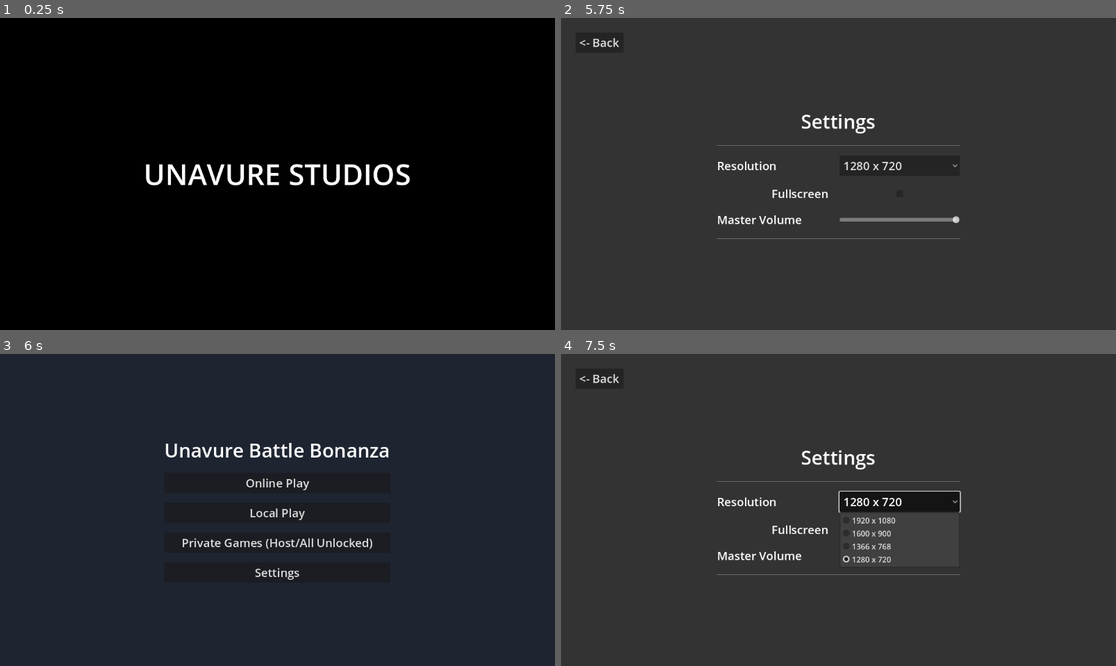
Above: before the commit, frames 1-4 (two rows, left to right).
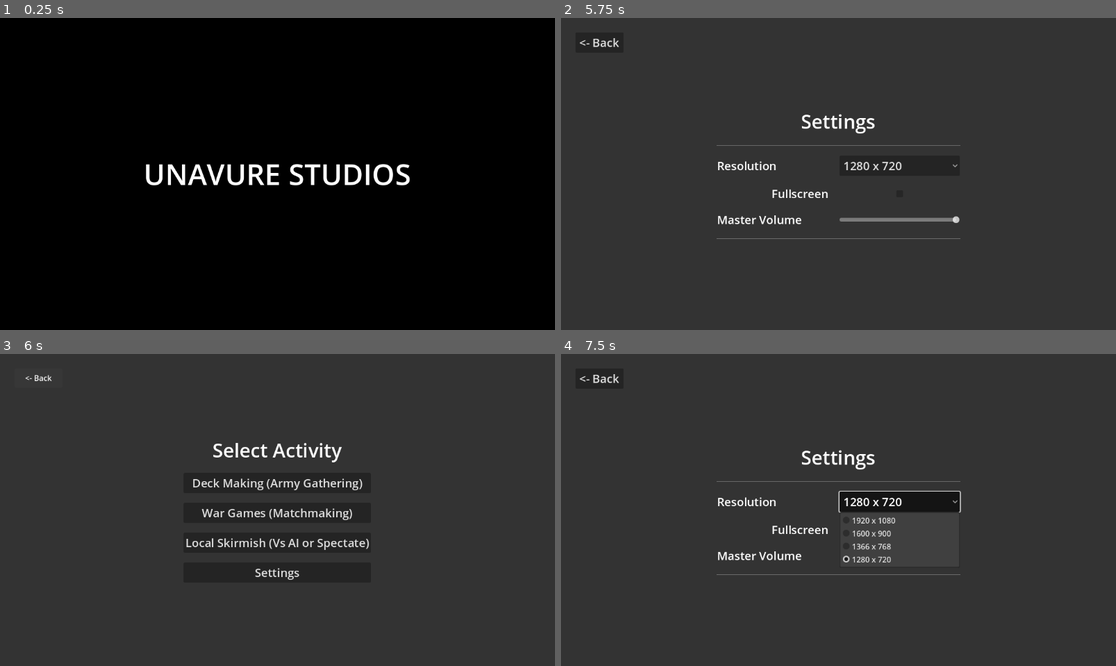
Above: after the commit, the same moments.

Repository: geoffbradford96/UBB_v6
Game: Godot game, scene res://Scenes/BootScreen.tscn
Same seed, same stepped clock (60 frames per second), same inputs: the game is played once before the commit and once after it.
Inputs (mouse positions are in pixels of both pictures, inside the frame that each line leads up to):
- Up to frame 1 (0.25 s): no input
- Up to frame 2 (5.75 s): tap Enter at 0.5, 2 s; move the mouse to (960, 158) at 0.52 s; hold Right (ui_right) 0.53-1.25 s; click (960, 158) at 0.67 s; tap Space at 1.25 s; drag from (727, 189) to (810, 236) at 1.27 s; move the mouse to (894, 105) at 2.02 s; hold Right (ui_right) 2.03-2.75 s; click (894, 105) at 2.17 s; click "Online Play" at 2.75 s; click "Deck Making (Army Gathering)" at 3.5 s; click "Save & Return to Hub" at 4.25 s; click "Settings" at 5 s
- Up to frame 3 (6 s): click "<- Back" at 5.75 s
- Up to frame 4 (7.5 s): click "Settings" at 6.5 s; click "1280 x 720" at 7.25 s

Frames 1-2 are identical in both runs. In frame 3, 3.0% of the frame differs, in the area x 2-70%, y 4-63%; in frame 4, nothing differs.

Commit message:
Comprehensive game-wide sweep: fix navigation loops, minimap panning axis, dead target retargeting, faction detection crash, and peer teardown

Diff:
--- a/Scenes/ArmyGathering.tscn
+++ b/Scenes/ArmyGathering.tscn
@@ -63,4 +63,4 @@
 offset_bottom = 71.0
 text = "<- Back"
 
-[connection signal="pressed" from="BackButton" to="." method="_on_back_pressed"]
+[connection signal="pressed" from="BackButton" to="." method="_on_cancel_pressed"]
--- a/Scripts/ArenaManager.gd
+++ b/Scripts/ArenaManager.gd
@@ -348,7 +348,8 @@
             var prefix = "p" + str(p.p_id) + "_"
             if event.is_action_pressed(prefix + "action"):
                 acted_player = p
-                screen_pos = p.cam.get_viewport().get_visible_rect().size / 2.0
+                if p.cam and p.cam.get_viewport():
+                    screen_pos = p.cam.get_viewport().get_visible_rect().size / 2.0
                 break
 
     if acted_player and acted_player.selected_card_ui and acted_player.selected_card_ui.card_data:
@@ -533,36 +534,40 @@
 
 
 func _get_team_faction(team: String) -> String:
-    for child in get_children():
-        if child.get_script() and "BotAI" in child.get_script().resource_path:
-            if child.my_team == team:
-                if child.ai_profile == "Void Charcon": return "Void"
-                if child.ai_profile == "The Great Beast Speaker": return "Rimworlders"
-                if child.ai_profile == "Dominion Planet Commander": return "Dominion"
-                if child.ai_profile == "The Scrap Pirate King": return "Pirates"
-                if child.ai_profile == "The Reach Queen": return "The Reach"
-                var options = ["Dominion", "Void", "Rimworlders", "Pirates", "The Reach"]
-                return options[randi() % options.size()]
     for p in players:
         if p.team == team:
             var deck = []
             if GameState.player_decks.has(p.profile):
                 deck = GameState.player_decks[p.profile]
-            var v = 0; var r = 0; var d = 0; var pi = 0; var reach = 0
-            for c in deck:
-                if "Void" in c: v += 1
-                elif "Rimworlder" in c or "Sky" in c or "Stone" in c or "Giant" in c or "Great" in c: r += 1
-                elif "Scrap" in c: pi += 1
-                elif "Reach" in c: reach += 1
-                else: d += 1
-            var mx = max(d, max(v, max(r, max(pi, reach))))
-            if mx == v and v > 0: return "Void"
-            if mx == r and r > 0: return "Rimworlders"
-            if mx == pi and pi > 0: return "Pirates"
-            if mx == reach and reach > 0: return "The Reach"
-            return "Dominion"
+            return _detect_faction_from_deck(deck)
+
+    for child in get_children():
+        if child.get_script() and "BotAI" in child.get_script().resource_path:
+            if child.get("my_team") == team:
+                var deck = child.get("deck")
+                if deck != null and not deck.is_empty():
+                    return _detect_faction_from_deck(deck)
+                var p_name = child.get("profile")
+                if p_name != null and GameState.player_decks.has(p_name):
+                    return _detect_faction_from_deck(GameState.player_decks[p_name])
+
     var opts = ["Dominion", "Void", "Rimworlders", "Pirates", "The Reach"]
     return opts[randi() % opts.size()]
+
+func _detect_faction_from_deck(deck: Array) -> String:
+    var v = 0; var r = 0; var d = 0; var pi = 0; var reach = 0
+    for c in deck:
+        if "Void" in c: v += 1
+        elif "Rimworlder" in c or "Sky" in c or "Stone" in c or "Giant" in c or "Great" in c: r += 1
+        elif "Scrap" in c: pi += 1
+        elif "Reach" in c: reach += 1
+        else: d += 1
+    var mx = max(d, max(v, max(r, max(pi, reach))))
+    if mx == v and v > 0: return "Void"
+    if mx == r and r > 0: return "Rimworlders"
+    if mx == pi and pi > 0: return "Pirates"
+    if mx == reach and reach > 0: return "The Reach"
+    return "Dominion"
 
 func _apply_faction_visuals():
     if multiplayer.has_multiplayer_peer() and multiplayer.multiplayer_peer.get_connection_status() == MultiplayerPeer.CONNECTION_CONNECTED:
--- a/Scripts/ArmyGathering.gd
+++ b/Scripts/ArmyGathering.gd
@@ -269,3 +269,10 @@
 		get_tree().change_scene_to_file("res://Scenes/MultiplayerMenu.tscn")
 	else:
 		get_tree().change_scene_to_file("res://Scenes/ModeHub.tscn")
+
+func _on_cancel_pressed():
+	GameState.load_decks() # Discard uncommitted changes
+	if GameState.current_mode == "ONLINE_HOST" or GameState.current_mode == "ONLINE_JOIN":
+		get_tree().change_scene_to_file("res://Scenes/MultiplayerMenu.tscn")
+	else:
+		get_tree().change_scene_to_file("res://Scenes/ModeHub.tscn")
--- a/Scripts/Assassin.gd
+++ b/Scripts/Assassin.gd
@@ -48,8 +48,14 @@
 	__target_timer -= delta
 	set_meta("target_recheck", __target_timer)
 
-	if current_target == null or not is_instance_valid(current_target) or __target_timer <= 0.0:
-		if __target_timer <= 0.0: set_meta("target_recheck", 1.0)
+	var target_is_dead = false
+	if current_target != null:
+		var target_hc = current_target.get_node_or_null("HealthComponent")
+		if (target_hc and target_hc.is_dead) or not current_target.is_in_group("Targetable"):
+			target_is_dead = true
+
+	if current_target == null or not is_instance_valid(current_target) or target_is_dead or __target_timer <= 0.0:
+		if __target_timer <= 0.0 or target_is_dead: set_meta("target_recheck", 1.0)
 		find_new_target()
 
 	var is_moving = false
@@ -146,6 +152,8 @@
 
 	for e in enemies:
 		if is_instance_valid(e):
+			var target_hc = e.get_node_or_null("HealthComponent")
+			if target_hc and target_hc.is_dead: continue
 			var d = global_position.distance_to(e.global_position)
 			# Is the enemy a high-value backline target or off-lane flanker?
 			var is_priority = "Sniper" in e.name or "Ranged" in e.name or "Hunter" in e.name or "CommandBay" in e.name or abs(e.global_position.x) > 18
--- a/Scripts/BeastDigestiveCell.gd
+++ b/Scripts/BeastDigestiveCell.gd
@@ -112,8 +112,14 @@
 	__target_timer -= delta
 	set_meta("target_recheck", __target_timer)
 
-	if current_target == null or not is_instance_valid(current_target) or __target_timer <= 0.0:
-		if __target_timer <= 0.0: set_meta("target_recheck", 1.0)
+	var target_is_dead = false
+	if current_target != null:
+		var target_hc = current_target.get_node_or_null("HealthComponent")
+		if (target_hc and target_hc.is_dead) or not current_target.is_in_group("Targetable"):
+			target_is_dead = true
+
+	if current_target == null or not is_instance_valid(current_target) or target_is_dead or __target_timer <= 0.0:
+		if __target_timer <= 0.0 or target_is_dead: set_meta("target_recheck", 1.0)
 		find_new_target()
 
 	var is_moving = false
@@ -215,6 +221,8 @@
 	var closest = 99999.0
 	for e in enemies:
 		if is_instance_valid(e):
+			var target_hc = e.get_node_or_null("HealthComponent")
+			if target_hc and target_hc.is_dead: continue
 			var d = global_position.distance_to(e.global_position)
 			if d < closest:
 				closest = d
--- a/Scripts/BeastMouth.gd
+++ b/Scripts/BeastMouth.gd
@@ -121,8 +121,9 @@
 	if melee_timer <= 0.0:
 		for node in get_tree().get_nodes_in_group("Targetable"):
 			if not node.is_in_group("Beast") and is_instance_valid(node) and node != self:
+				var hp = node.get_node_or_null("HealthComponent")
+				if hp and hp.is_dead: continue
 				if global_position.distance_to(node.global_position) <= melee_range:
-					var hp = node.get_node_or_null("HealthComponent")
 					if hp:
 						hp.take_damage(melee_damage)
 						melee_timer = 1.2
--- a/Scripts/BeastTentacle.gd
+++ b/Scripts/BeastTentacle.gd
@@ -109,7 +109,13 @@
 		mn.rotation_degrees.x = sin(t) * 12.0
 		mn.rotation_degrees.z = cos(t * 0.8) * 8.0
 
-	if current_target == null or not is_instance_valid(current_target):
+	var target_is_dead = false
+	if current_target != null:
+		var target_hc = current_target.get_node_or_null("HealthComponent")
+		if (target_hc and target_hc.is_dead) or not current_target.is_in_group("Targetable"):
+			target_is_dead = true
+
+	if current_target == null or not is_instance_valid(current_target) or target_is_dead:
 		find_new_target()
 
 	if current_target != null:
@@ -183,6 +189,8 @@
 	var closest = 99999.0
 	for e in enemies:
 		if is_instance_valid(e):
+			var hc = e.get_node_or_null("HealthComponent")
+			if hc and hc.is_dead: continue
 			var d = global_position.distance_to(e.global_position)
 			var effective_range = attack_range + 0.5
 			if "Base" in e.name: effective_range += 5.5
--- a/Scripts/BotAI.gd
+++ b/Scripts/BotAI.gd
@@ -100,6 +100,8 @@
 	var all_hostiles = []
 	for node in get_tree().get_nodes_in_group("Targetable"):
 		if node != null and is_instance_valid(node) and not node.is_in_group(my_team):
+			var hc = node.get_node_or_null("HealthComponent")
+			if hc and hc.is_dead: continue
 			all_hostiles.append(node)
 
 	var endangered_structure: Node3D = null
@@ -220,6 +222,8 @@
 		var all_targets = []
 		for u in get_tree().get_nodes_in_group("Targetable"):
 			if not u.is_in_group(my_team) and not "Base" in u.name and not "Tower" in u.name and is_instance_valid(u):
+				var hp = u.get_node_or_null("HealthComponent")
+				if hp and hp.is_dead: continue
 				all_targets.append(u)
 
 		if all_targets.size() > 0:
--- a/Scripts/CommandBay.gd
+++ b/Scripts/CommandBay.gd
@@ -31,8 +31,14 @@
 	__target_timer -= delta
 	set_meta("target_recheck", __target_timer)
 
-	if current_target == null or not is_instance_valid(current_target) or __target_timer <= 0.0:
-		if __target_timer <= 0.0: set_meta("target_recheck", 1.0)
+	var target_is_dead = false
+	if current_target != null:
+		var target_hc = current_target.get_node_or_null("HealthComponent")
+		if (target_hc and target_hc.is_dead) or not current_target.is_in_group("Targetable"):
+			target_is_dead = true
+
+	if current_target == null or not is_instance_valid(current_target) or target_is_dead or __target_timer <= 0.0:
+		if __target_timer <= 0.0 or target_is_dead: set_meta("target_recheck", 1.0)
 		find_new_target()
 
 	if current_target != null:
@@ -88,6 +94,8 @@
 	var closest = 99999.0
 	for e in enemies:
 		if is_instance_valid(e):
+			var target_hc = e.get_node_or_null("HealthComponent")
+			if target_hc and target_hc.is_dead: continue
 			var d = global_position.distance_to(e.global_position)
 			var effective_range = attack_range + 0.5
 			if "Base" in e.name:
--- a/Scripts/GameState.gd
+++ b/Scripts/GameState.gd
@@ -2,6 +2,7 @@
 
 var current_mode = "LOCAL"
 var player_faction = "Dominion of Sol"
+var previous_menu: String = "res://Scenes/MainMenu.tscn"
 
 # Supports up to 6 local players
 var player_decks = {
--- a/Scripts/Hero.gd
+++ b/Scripts/Hero.gd
@@ -133,8 +133,14 @@
 	__target_timer -= delta
 	set_meta("target_recheck", __target_timer)
 
-	if current_target == null or not is_instance_valid(current_target) or __target_timer <= 0.0:
-		if __target_timer <= 0.0: set_meta("target_recheck", 1.0)
+	var target_is_dead = false
+	if current_target != null:
+		var target_hc = current_target.get_node_or_null("HealthComponent")
+		if (target_hc and target_hc.is_dead) or not current_target.is_in_group("Targetable"):
+			target_is_dead = true
+
+	if current_target == null or not is_instance_valid(current_target) or target_is_dead or __target_timer <= 0.0:
+		if __target_timer <= 0.0 or target_is_dead: set_meta("target_recheck", 1.0)
 		find_new_target()
 
 	if current_target != null:
@@ -173,6 +179,8 @@
 	var closest_dist = 99999.0
 	for e in enemies:
 		if is_instance_valid(e):
+			var target_hc = e.get_node_or_null("HealthComponent")
+			if target_hc and target_hc.is_dead: continue
 			var dist = global_position.distance_to(e.global_position)
 			if dist < closest_dist:
 				closest_dist = dist
--- a/Scripts/HeroHunter.gd
+++ b/Scripts/HeroHunter.gd
@@ -24,8 +24,14 @@
 	__target_timer -= delta
 	set_meta("target_recheck", __target_timer)
 
-	if current_target == null or not is_instance_valid(current_target) or __target_timer <= 0.0:
-		if __target_timer <= 0.0: set_meta("target_recheck", 1.0)
+	var target_is_dead = false
+	if current_target != null:
+		var target_hc = current_target.get_node_or_null("HealthComponent")
+		if (target_hc and target_hc.is_dead) or not current_target.is_in_group("Targetable"):
+			target_is_dead = true
+
+	if current_target == null or not is_instance_valid(current_target) or target_is_dead or __target_timer <= 0.0:
+		if __target_timer <= 0.0 or target_is_dead: set_meta("target_recheck", 1.0)
 		find_new_target()
 
 	var is_moving = false
@@ -141,7 +147,10 @@
 
 	for e in enemies:
 		if is_instance_valid(e):
-			# Tunnel vision on enemy Commander!
+			var target_hc = e.get_node_or_null("HealthComponent")
+			if target_hc and target_hc.is_dead: continue
+
+			# Tunnel vision on alive enemy Commander!
 			if e.is_in_group("CommanderUnit") or "Commander" in e.name or "Overlord" in e.name or "GreatBeastSpeaker" in e.name:
 				hero_target = e
 				break
--- a/Scripts/InGameUI.gd
+++ b/Scripts/InGameUI.gd
@@ -95,8 +95,7 @@
 
 func _on_exit_button_pressed():
 	get_tree().paused = false
-	if multiplayer.has_multiplayer_peer():
-		multiplayer.multiplayer_peer = null
+	GameState.disconnect_multiplayer()
 	if GameState.current_mode == "ONLINE_HOST" or GameState.current_mode == "ONLINE_JOIN":
 		get_tree().change_scene_to_file("res://Scenes/MultiplayerMenu.tscn")
 	else:
--- a/Scripts/MainMenu.gd
+++ b/Scripts/MainMenu.gd
@@ -14,4 +14,5 @@
 	get_tree().change_scene_to_file("res://Scenes/MultiplayerMenu.tscn")
 
 func _on_settings_pressed():
+	GameState.previous_menu = "res://Scenes/MainMenu.tscn"
 	get_tree().change_scene_to_file("res://Scenes/SettingsMenu.tscn")
--- a/Scripts/Medic.gd
+++ b/Scripts/Medic.gd
@@ -24,8 +24,14 @@
 	__target_timer -= delta
 	set_meta("target_recheck", __target_timer)
 
-	if current_target == null or not is_instance_valid(current_target) or __target_timer <= 0.0:
-		if __target_timer <= 0.0: set_meta("target_recheck", 1.0)
+	var target_is_dead = false
+	if current_target != null:
+		var target_hc = current_target.get_node_or_null("HealthComponent")
+		if (target_hc and target_hc.is_dead) or not current_target.is_in_group("Targetable"):
+			target_is_dead = true
+
+	if current_target == null or not is_instance_valid(current_target) or target_is_dead or __target_timer <= 0.0:
+		if __target_timer <= 0.0 or target_is_dead: set_meta("target_recheck", 1.0)
 		find_new_target()
 
 	var is_moving = false
@@ -128,7 +134,7 @@
 	for a in allies:
 		if is_instance_valid(a) and a != self:
 			var health = a.get_node_or_null("HealthComponent")
-			if health:
+			if health and not health.is_dead:
 				var d = global_position.distance_to(a.global_position)
 				# Priority 1: Target injured allies
 				if health.current_health < health.max_health:
--- a/Scripts/MinimapInput.gd
+++ b/Scripts/MinimapInput.gd
@@ -18,5 +18,5 @@
 			var y_percent = event.position.y / size.y
 			var map_range = 150.0 if GameState.map_selected == "Arena_6P.tscn" else (110.0 if GameState.map_selected == "Arena_4P.tscn" else 90.0)
 			var world_x = (x_percent * (map_range * 2.0)) - map_range
-			var world_z = (y_percent * (map_range * 2.0)) - map_range
+			var world_z = ((1.0 - y_percent) * (map_range * 2.0)) - map_range
 			main_camera.snap_to(Vector3(world_x, 0, world_z))
--- a/Scripts/ModeHub.gd
+++ b/Scripts/ModeHub.gd
@@ -11,7 +11,8 @@
 	get_tree().change_scene_to_file("res://Scenes/MatchSetup.tscn")
 
 func _on_settings_pressed():
+	GameState.previous_menu = "res://Scenes/ModeHub.tscn"
 	get_tree().change_scene_to_file("res://Scenes/SettingsMenu.tscn")
 
 func _on_back_pressed():
-	get_tree().change_scene_to_file("res://Scenes/BootScreen.tscn")
+	get_tree().change_scene_to_file("res://Scenes/MainMenu.tscn")
--- a/Scripts/Plane.gd
+++ b/Scripts/Plane.gd
@@ -24,8 +24,14 @@
 	__target_timer -= delta
 	set_meta("target_recheck", __target_timer)
 
-	if current_target == null or not is_instance_valid(current_target) or __target_timer <= 0.0:
-		if __target_timer <= 0.0: set_meta("target_recheck", 1.0)
+	var target_is_dead = false
+	if current_target != null:
+		var target_hc = current_target.get_node_or_null("HealthComponent")
+		if (target_hc and target_hc.is_dead) or not current_target.is_in_group("Targetable"):
+			target_is_dead = true
+
+	if current_target == null or not is_instance_valid(current_target) or target_is_dead or __target_timer <= 0.0:
+		if __target_timer <= 0.0 or target_is_dead: set_meta("target_recheck", 1.0)
 		find_new_target()
 
 	var is_moving = false
@@ -126,6 +132,8 @@
 	var closest_dist = 99999.0
 	for e in enemies:
 		if is_instance_valid(e):
+			var target_hc = e.get_node_or_null("HealthComponent")
+			if target_hc and target_hc.is_dead: continue
 			var d = global_position.distance_to(e.global_position)
 			if d < closest_dist:
 				closest_dist = d
--- a/Scripts/RepairMan.gd
+++ b/Scripts/RepairMan.gd
@@ -20,8 +20,14 @@
 	__target_timer -= delta
 	set_meta("target_recheck", __target_timer)
 
-	if current_target == null or not is_instance_valid(current_target) or __target_timer <= 0.0:
-		if __target_timer <= 0.0: set_meta("target_recheck", 1.0)
+	var target_is_dead = false
+	if current_target != null:
+		var target_hc = current_target.get_node_or_null("HealthComponent")
+		if (target_hc and target_hc.is_dead) or not current_target.is_in_group("Targetable"):
+			target_is_dead = true
+
+	if current_target == null or not is_instance_valid(current_target) or target_is_dead or __target_timer <= 0.0:
+		if __target_timer <= 0.0 or target_is_dead: set_meta("target_recheck", 1.0)
 		find_new_target()
 
 	var is_moving = false
@@ -132,7 +138,7 @@
 	for a in allies:
 		if "Tower" in a.name or "Base" in a.name or "CommandBay" in a.name or a.get("unit_attribute") == "Mechanical":
 			var hp = a.get_node_or_null("HealthComponent")
-			if hp and hp.current_health < hp.max_health:
+			if hp and not hp.is_dead and hp.current_health < hp.max_health:
 				var d = global_position.distance_to(a.global_position)
 				if d < closest_repair_dist:
 					closest_repair_dist = d
@@ -149,6 +155,8 @@
 		var closest = 99999.0
 		for e in enemies:
 			if is_instance_valid(e):
+				var hp = e.get_node_or_null("HealthComponent")
+				if hp and hp.is_dead: continue
 				var d = global_position.distance_to(e.global_position)
 				if d < closest:
 					closest = d
--- a/Scripts/SettingsMenu.gd
+++ b/Scripts/SettingsMenu.gd
@@ -59,4 +59,5 @@
 	AudioServer.set_bus_mute(0, value <= 0.01)
 
 func _on_back_pressed():
-	get_tree().change_scene_to_file("res://Scenes/MainMenu.tscn")
+	var dest = GameState.previous_menu if ("previous_menu" in GameState and GameState.previous_menu != "") else "res://Scenes/MainMenu.tscn"
+	get_tree().change_scene_to_file(dest)
--- a/Scripts/Sniper.gd
+++ b/Scripts/Sniper.gd
@@ -36,8 +36,14 @@
 	__target_timer -= delta
 	set_meta("target_recheck", __target_timer)
 
-	if current_target == null or not is_instance_valid(current_target) or __target_timer <= 0.0:
-		if __target_timer <= 0.0: set_meta("target_recheck", 1.0)
+	var target_is_dead = false
+	if current_target != null:
+		var target_hc = current_target.get_node_or_null("HealthComponent")
+		if (target_hc and target_hc.is_dead) or not current_target.is_in_group("Targetable"):
+			target_is_dead = true
+
+	if current_target == null or not is_instance_valid(current_target) or target_is_dead or __target_timer <= 0.0:
+		if __target_timer <= 0.0 or target_is_dead: set_meta("target_recheck", 1.0)
 		find_new_target()
 
 	var is_moving = false
@@ -155,6 +161,8 @@
 	var closest_dist = 99999.0
 	for e in enemies:
 		if is_instance_valid(e):
+			var target_hc = e.get_node_or_null("HealthComponent")
+			if target_hc and target_hc.is_dead: continue
 			var d = global_position.distance_to(e.global_position)
 			if d < closest_dist:
 				closest_dist = d
--- a/Scripts/SupportingFire.gd
+++ b/Scripts/SupportingFire.gd
@@ -22,8 +22,14 @@
 	__target_timer -= delta
 	set_meta("target_recheck", __target_timer)
 
-	if current_target == null or not is_instance_valid(current_target) or __target_timer <= 0.0:
-		if __target_timer <= 0.0: set_meta("target_recheck", 1.0)
+	var target_is_dead = false
+	if current_target != null:
+		var target_hc = current_target.get_node_or_null("HealthComponent")
+		if (target_hc and target_hc.is_dead) or not current_target.is_in_group("Targetable"):
+			target_is_dead = true
+
+	if current_target == null or not is_instance_valid(current_target) or target_is_dead or __target_timer <= 0.0:
+		if __target_timer <= 0.0 or target_is_dead: set_meta("target_recheck", 1.0)
 		find_new_target()
 
 	var is_moving = false
@@ -121,6 +127,8 @@
 	var closest_dist = 99999.0
 	for e in enemies:
 		if is_instance_valid(e):
+			var target_hc = e.get_node_or_null("HealthComponent")
+			if target_hc and target_hc.is_dead: continue
 			var d = global_position.distance_to(e.global_position)
 			if d < closest_dist:
 				closest_dist = d
--- a/Scripts/Tank.gd
+++ b/Scripts/Tank.gd
@@ -30,8 +30,14 @@
 	__target_timer -= delta
 	set_meta("target_recheck", __target_timer)
 
-	if current_target == null or not is_instance_valid(current_target) or __target_timer <= 0.0:
-		if __target_timer <= 0.0: set_meta("target_recheck", 1.0)
+	var target_is_dead = false
+	if current_target != null:
+		var target_hc = current_target.get_node_or_null("HealthComponent")
+		if (target_hc and target_hc.is_dead) or not current_target.is_in_group("Targetable"):
+			target_is_dead = true
+
+	if current_target == null or not is_instance_valid(current_target) or target_is_dead or __target_timer <= 0.0:
+		if __target_timer <= 0.0 or target_is_dead: set_meta("target_recheck", 1.0)
 		find_new_target()
 
 	var is_moving = false
@@ -171,6 +177,8 @@
 	var closest_dist = 99999.0
 	for e in enemies:
 		if is_instance_valid(e):
+			var target_hc = e.get_node_or_null("HealthComponent")
+			if target_hc and target_hc.is_dead: continue
 			var d = global_position.distance_to(e.global_position)
 			if d < closest_dist:
 				closest_dist = d
--- a/Scripts/Tower.gd
+++ b/Scripts/Tower.gd
@@ -46,7 +46,18 @@
 
 func _process(delta):
 	# Clean up dead targets from our array
-	targets_in_range = targets_in_range.filter(func(t): return is_instance_valid(t))
+	targets_in_range = targets_in_range.filter(func(t):
+		if not is_instance_valid(t): return false
+		var hc = t.get_node_or_null("HealthComponent")
+		if hc and hc.is_dead: return false
+		return t.is_in_group("Targetable")
+	)
+
+	if current_target != null:
+		var curr_hc = current_target.get_node_or_null("HealthComponent")
+		if (curr_hc and curr_hc.is_dead) or not current_target.is_in_group("Targetable"):
+			targets_in_range.erase(current_target)
+			current_target = null
 
 	if current_target == null or not is_instance_valid(current_target):
 		if targets_in_range.size() > 0:
--- a/Scripts/Unit.gd
+++ b/Scripts/Unit.gd
@@ -56,8 +56,14 @@
 	__target_timer -= delta
 	set_meta("target_recheck", __target_timer)
 
-	if current_target == null or not is_instance_valid(current_target) or __target_timer <= 0.0:
-		if __target_timer <= 0.0: set_meta("target_recheck", 1.0)
+	var target_is_dead = false
+	if current_target != null:
+		var target_hc = current_target.get_node_or_null("HealthComponent")
+		if (target_hc and target_hc.is_dead) or not current_target.is_in_group("Targetable"):
+			target_is_dead = true
+
+	if current_target == null or not is_instance_valid(current_target) or target_is_dead or __target_timer <= 0.0:
+		if __target_timer <= 0.0 or target_is_dead: set_meta("target_recheck", 1.0)
 		find_new_target()
 
 	var is_moving = false
@@ -195,6 +201,8 @@
 	var enemies = []
 	for node in get_tree().get_nodes_in_group("Targetable"):
 		if node != self and is_instance_valid(node):
+			var hc = node.get_node_or_null("HealthComponent")
+			if hc and hc.is_dead: continue
 			if my_team != "" and not node.is_in_group(my_team):
 				enemies.append(node)
 			elif my_team == "" and not node.is_in_group("Beast"):
